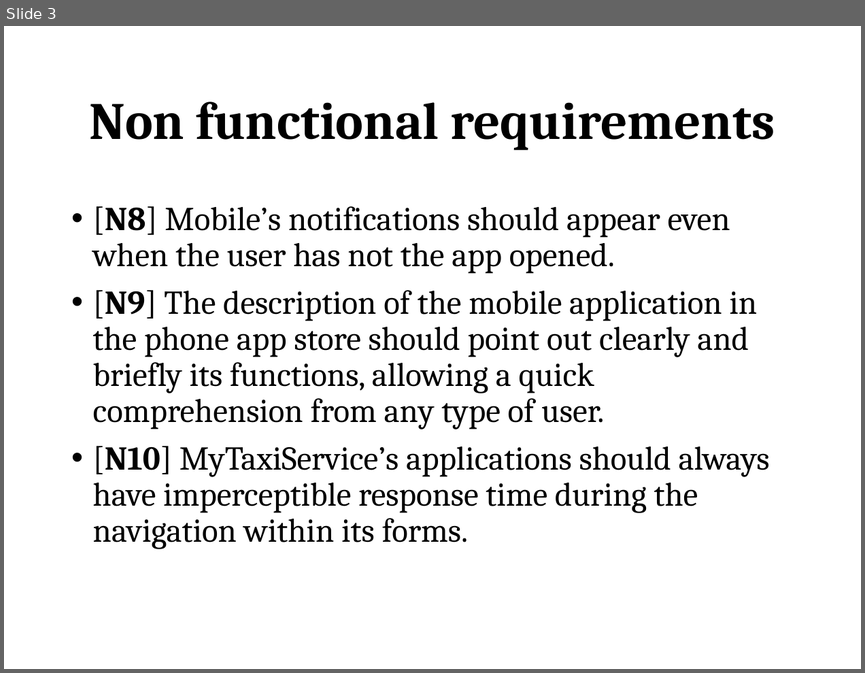
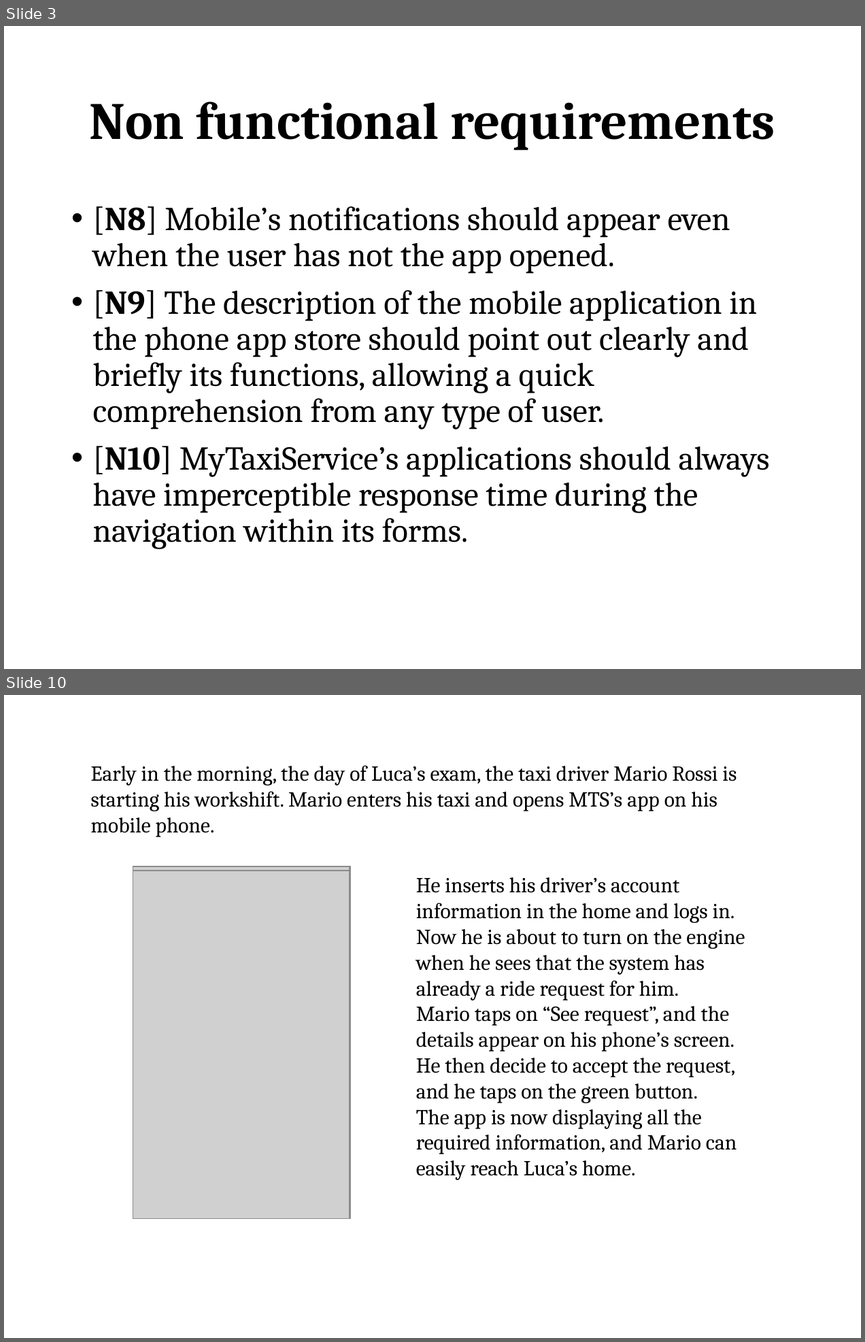
Before and after one commit to MarcoRomani/myTaxyService-SE2-PozziRomani, a slide deck: OtherStuff/Presentation/Non fun req + Scenarios + mockups.pptx. Shown one above the other, each under a label of ours: slide 3 before the commit, slides 3 and 10 after it; the slides between them are not shown. The pictures are 865x673 and 865x1342 pixels, drawn with LibreOffice and Linux fonts; fonts in the diff are those of the drawing; grey boxes stand for pictures. Boxes give left, top, right and bottom in pixels: in the first picture for what was removed or moved away, otherwise in the second. Text is boxed around its words. In the diff, an @@ line names an element or a change of style, - is before the commit and + after.

```diff
--- a/OtherStuff/Presentation/Non fun req + Scenarios + mockups.pptx
+++ b/OtherStuff/Presentation/Non fun req + Scenarios + mockups.pptx
@@ slide 10 added at <box>4,695,861,1338</box>, background #FFFFFF @@
@@ text added at <box>91,765,736,837</box>, 18 pt, text #000000 @@
+Early in the morning, the day of Luca’s exam, the taxi driver Mario Rossi is starting his workshift. Mario enters his taxi and opens MTS’s app on his mobile phone.
@@ picture added at <box>133,866,350,1218</box> @@
@@ picture added at <box>133,866,349,1217</box> @@
@@ picture added at <box>133,870,349,1219</box> @@
@@ text added at <box>416,877,745,1180</box>, 18 pt, text #000000 @@
+He inserts his driver’s account information in the home and logs in.
+Now he is about to turn on the engine when he sees that the system has already a ride request for him.
+Mario taps on “See request”, and the details appear on his phone’s screen.
+He then decide to accept the request, and he taps on the green button.
+The app is now displaying all the required information, and Mario can easily reach Luca’s home.
```
Also in this commit, not shown: 1 slide changed, 5 other slides added, 1 other file.
